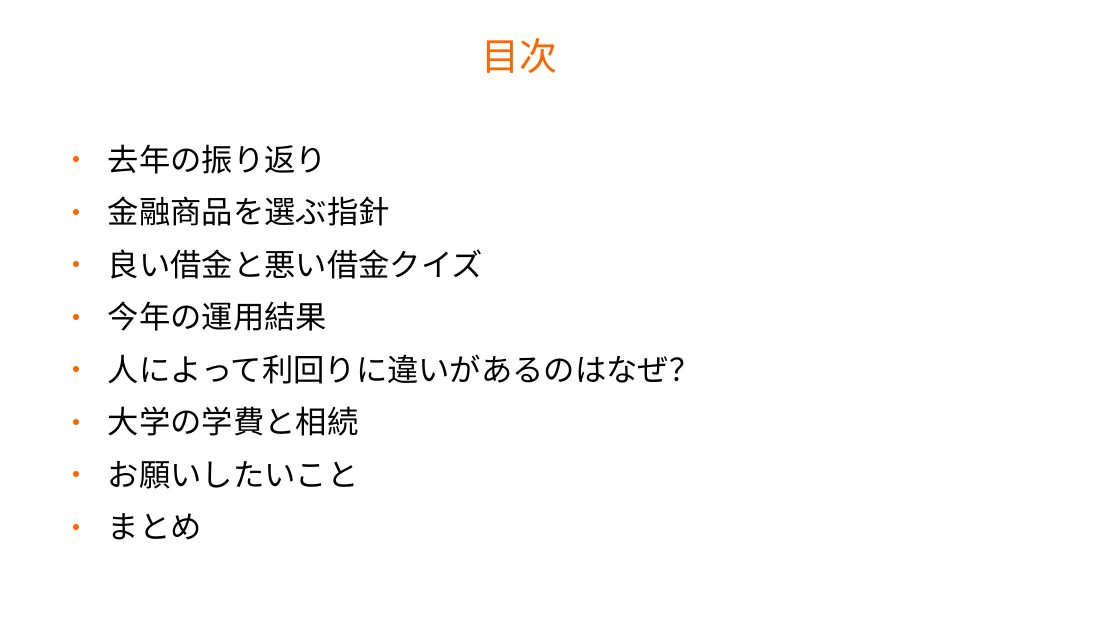
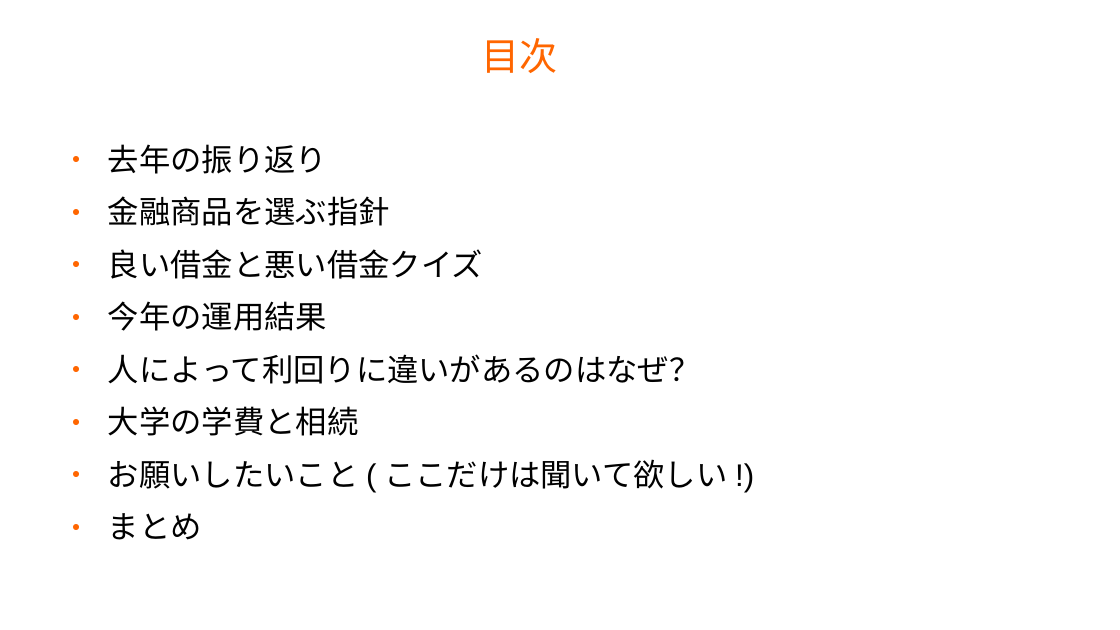
Before and after one commit to master-q/masterq-docs, a slide deck: slide 2 of presentations/20231126-invest_report/20231126-invest_report.odp. Drawn at 1120x630 pixels with LibreOffice and Linux fonts; fonts in the diff are those of the drawing; background and template pictures are left out. Boxes give left, top, right and bottom in pixels: in the first picture for what was removed or moved away, otherwise in the second. Text is boxed around its words. In the diff, an @@ line names an element or a change of style, - is before the commit and + after.

```diff
--- a/presentations/20231126-invest_report/20231126-invest_report.odp
+++ b/presentations/20231126-invest_report/20231126-invest_report.odp
@@ text at [108, 459, 728, 489]: text changed @@
-● お願いしたいこと
+● お願いしたいこと(ここだけは聞いて欲しい!)
```
Also in this commit, not shown: 4 other slides changed.
